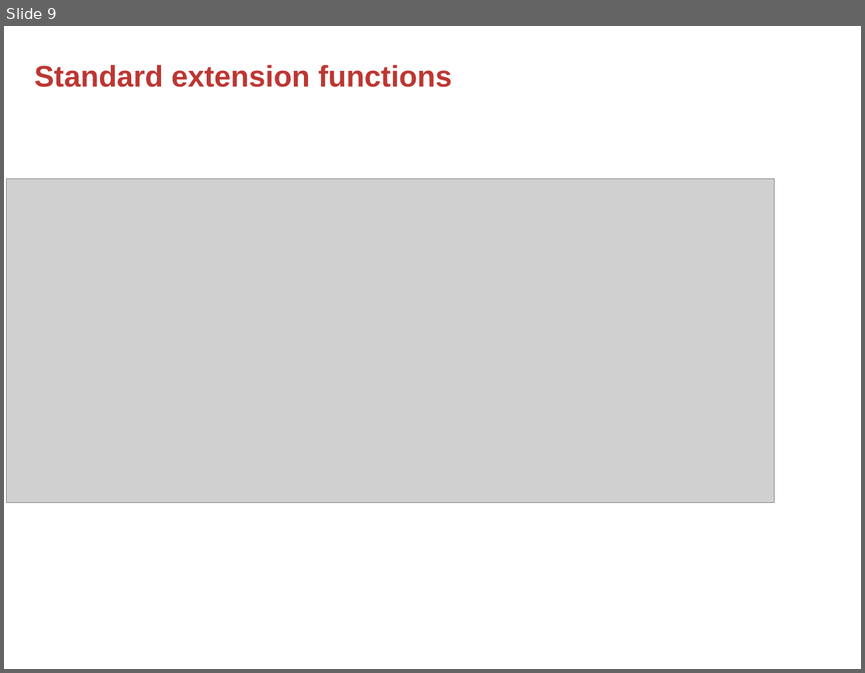
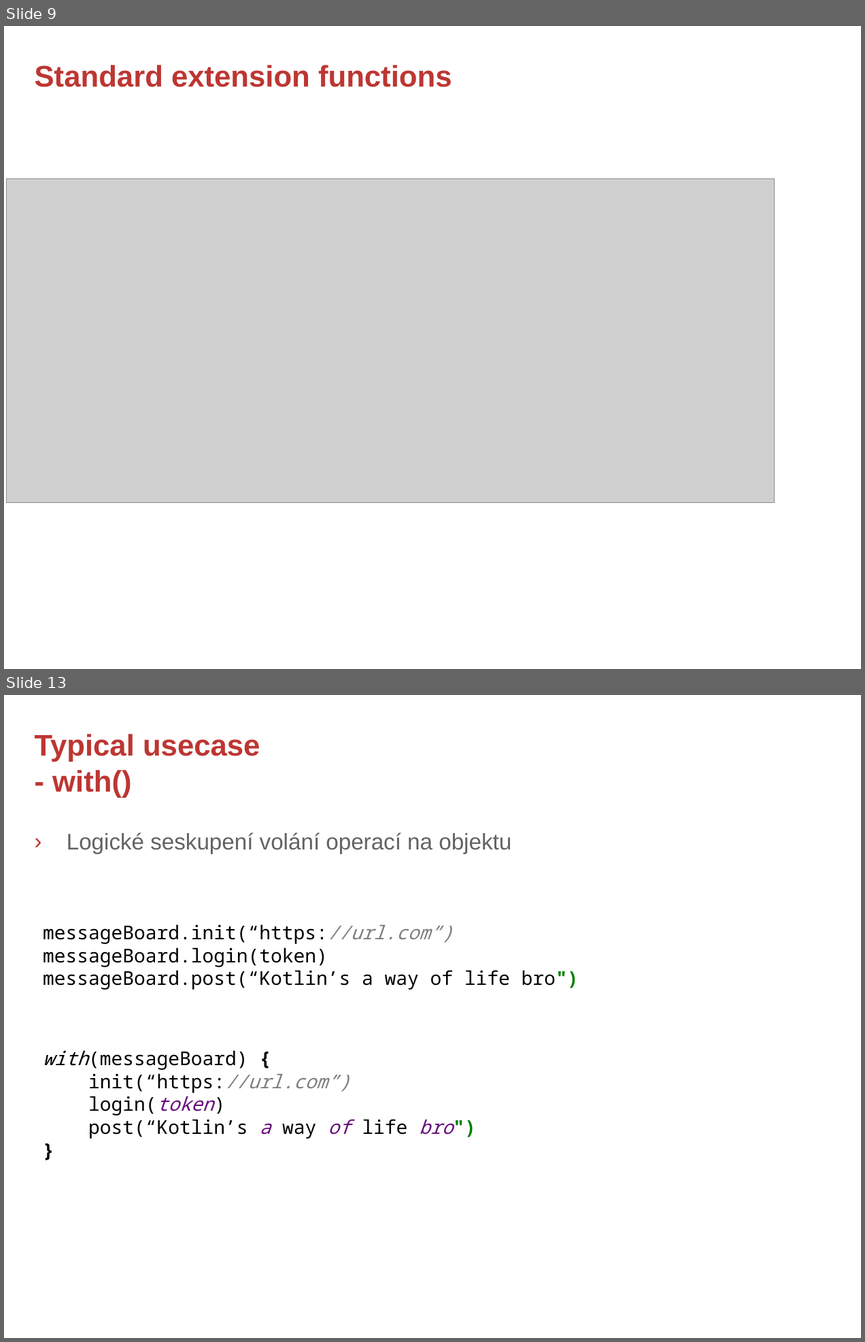
Before and after one commit to rokusjar/KotlinSkoleni, a slide deck: slides/Kotlin - 4. Standard Extension Functions.pptx. Shown one above the other, each under a label of ours: slide 9 before the commit, slides 9 and 13 after it; the slides between them are not shown. The pictures are 865x673 and 865x1342 pixels, drawn with LibreOffice and Linux fonts; fonts in the diff are those of the drawing; grey boxes stand for pictures; background and template pictures are left out. Boxes give left, top, right and bottom in pixels: in the first picture for what was removed or moved away, otherwise in the second. Text is boxed around its words. In the diff, an @@ line names an element or a change of style, - is before the commit and + after.

Commit message:
kotlin advanced - extension function typical usecase slides added

```diff
--- a/slides/Kotlin - 4. Standard Extension Functions.pptx
+++ b/slides/Kotlin - 4. Standard Extension Functions.pptx
@@ slide 13 added at bbox=[4, 695, 861, 1338], background #FFFFFF @@
@@ title added at bbox=[35, 734, 260, 797], 25 pt, text #BD3632, bold @@
+Typical usecase
+- with()
@@ text added at bbox=[67, 832, 511, 854], 19 pt, text #616365 @@
+› Logické seskupení volání operací na objektu
@@ text added at bbox=[43, 924, 579, 989], 16 pt, text #000000 @@
+messageBoard.init(“https://url.com”)
+messageBoard.login(token)
+messageBoard.post(“Kotlin’s a way of life bro")
@@ text added at bbox=[43, 1050, 453, 1138], 16 pt, text #000000 @@
+with(messageBoard) {
+init(“https://url.com”)
+login(token)
+post(“Kotlin’s a way of life bro")
+}
@@ page number added at bbox=[795, 1293, 844, 1310], 12 pt, text #FFFFFF, bold @@
+13
```
Also in this commit, not shown: 4 other slides added.
